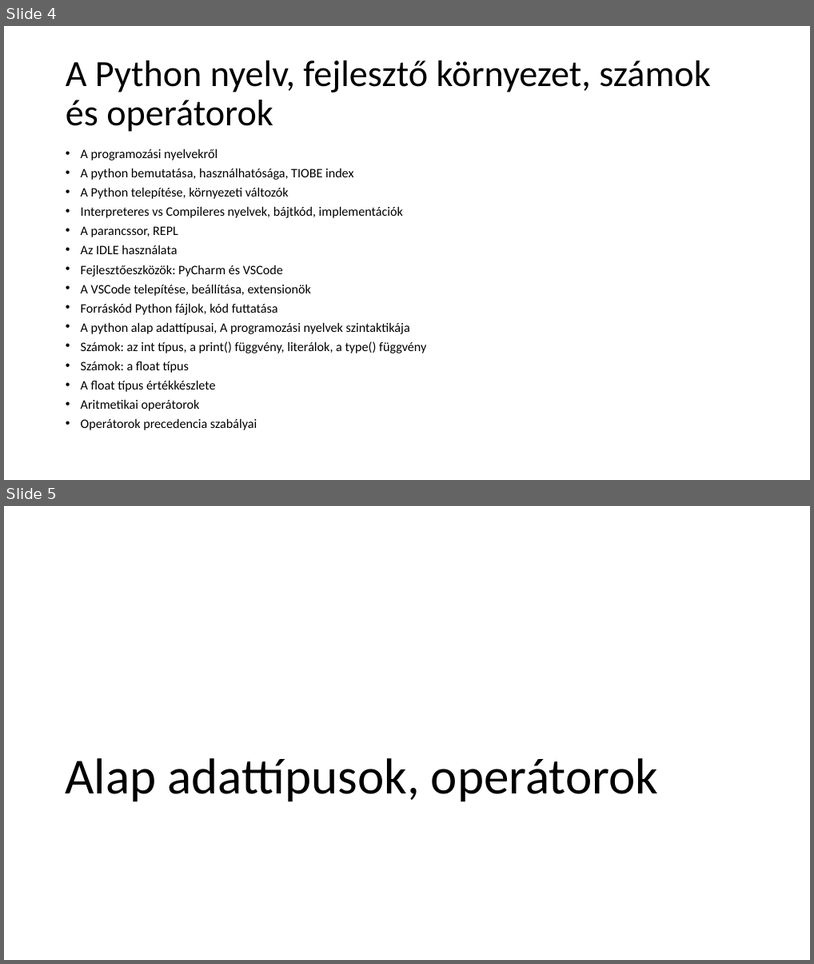
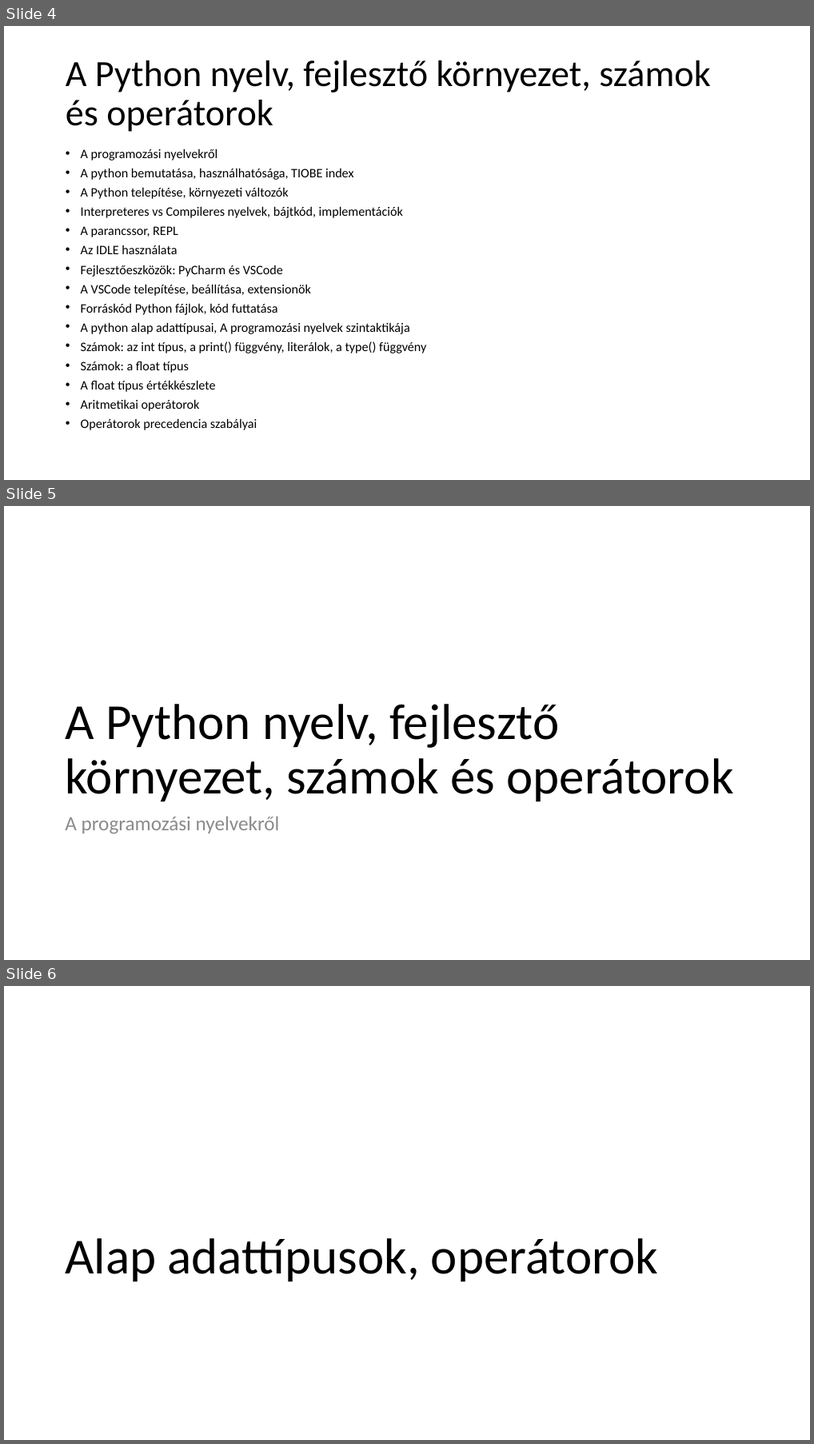
Before and after one commit to training360-trainings/python-basics-reloaded-public, a slide deck: Python alapok.pptx. Shown one above the other, each under a label of ours: slides 4 and 5 before the commit, slides 4, 5 and 6 after it. The pictures are 814x964 and 814x1444 pixels, drawn with LibreOffice and Linux fonts; fonts in the diff are those of the drawing. Boxes give left, top, right and bottom in pixels: in the first picture for what was removed or moved away, otherwise in the second. Text is boxed around its words. In the diff, an @@ line names an element or a change of style, - is before the commit and + after.

Commit message:
add ppt

```diff
--- a/Python alapok.pptx
+++ b/Python alapok.pptx
@@ slide 5 added at (x1=4, y1=506, x2=810, y2=960), background #FFFFFF @@
@@ title added at (x1=65, y1=704, x2=734, y2=801), 60 pt, text #000000 @@
+A Python nyelv, fejlesztő környezet, számok és operátorok
@@ text added at (x1=65, y1=816, x2=280, y2=833), 24 pt, text #8C8C8C @@
+A programozási nyelvekről
@@ what was slide 5 is now slide 6 @@
```
Also in this commit, not shown: 5 other files.
